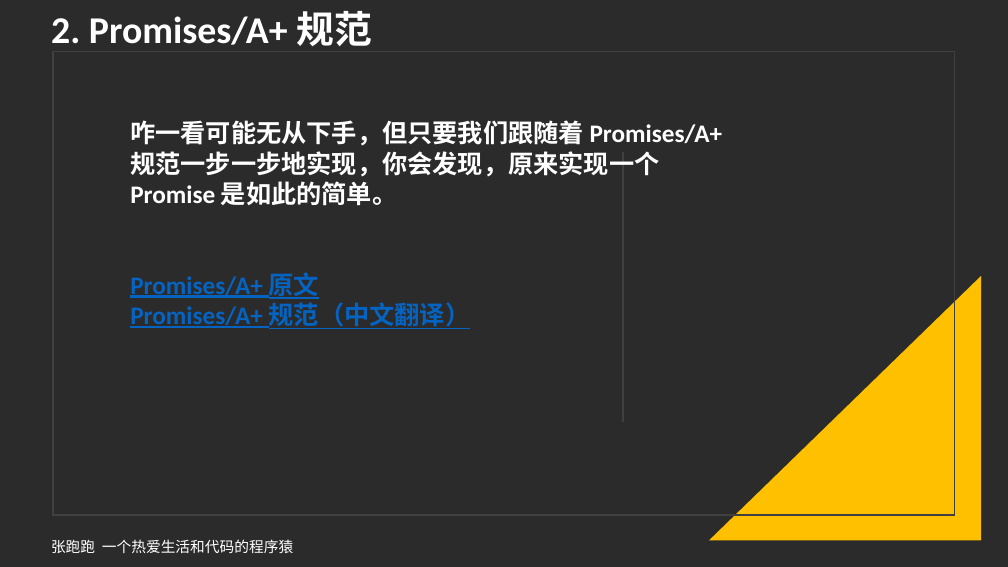
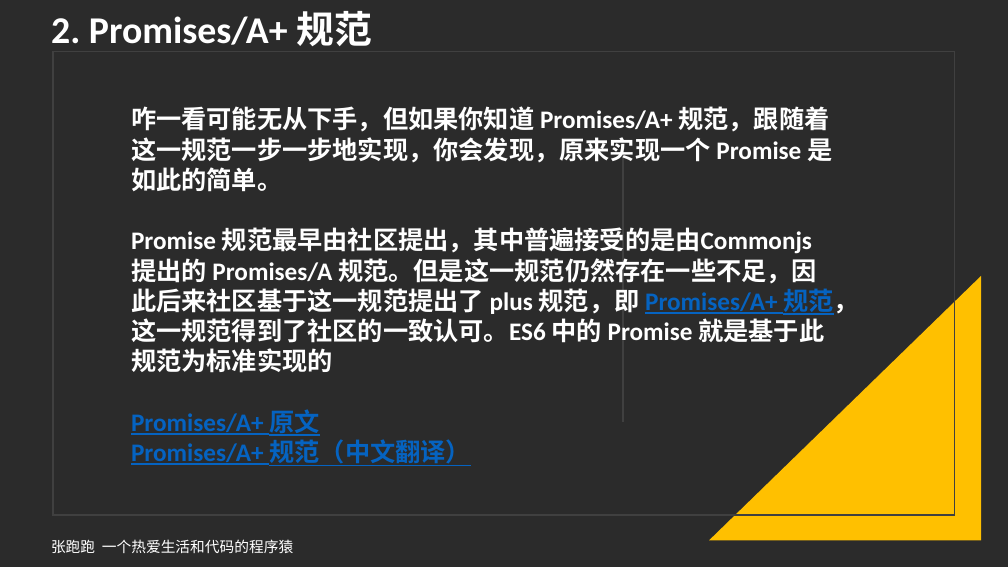
Before and after one commit to zhangpaopao0609/magic-wheel, a slide deck: slide 4 of 01-promise-2021/聊聊 Promise-手写完整的 Promise.pptx. Drawn at 1008x567 pixels with LibreOffice and Linux fonts; fonts in the diff are those of the drawing; background and template pictures are left out; a plain dark background stands for a picture behind light text. Boxes give left, top, right and bottom in pixels: in the first picture for what was removed or moved away, otherwise in the second. Text is boxed around its words. In the diff, an @@ line names an element or a change of style, - is before the commit and + after.

```diff
--- a/01-promise-2021/聊聊 Promise-手写完整的 Promise.pptx
+++ b/01-promise-2021/聊聊 Promise-手写完整的 Promise.pptx
@@ text "咋一看可能无从下手，但如果你知道 Promises/A+ 规范，跟随着这一规范一步一步地实现，你会发现，原来实现一个 P ...": place and size @@
-text "咋一看可能无从下手，但如果你知道 Promises/A+ 规范，跟随着这一规范一步一步地实现，你会发现，原来实现一个 P ..." at <box>130,120,723,329</box>
+text "咋一看可能无从下手，但如果你知道 Promises/A+ 规范，跟随着这一规范一步一步地实现，你会发现，原来实现一个 P ..." at <box>131,106,859,466</box>
@@ text at <box>131,106,859,373</box>: text changed @@
-咋一看可能无从下手，但只要我们跟随着 Promises/A+ 规范一步一步地实现，你会发现，原来实现一个 Promise 是如此的简单。
+咋一看可能无从下手，但如果你知道 Promises/A+ 规范，跟随着这一规范一步一步地实现，你会发现，原来实现一个 Promise 是如此的简单。
+Promise 规范最早由社区提出，其中普遍接受的是由Commonjs 提出的 Promises/A 规范。但是这一规范仍然存在一些不足，因此后来社区基于这一规范提出了 plus 规范，即 Promises/A+ 规范，这一规范得到了社区的一致认可。ES6 中的 Promise 就是基于此规范为标准实现的
```
Also in this commit, not shown: 1 other slide changed, 3 other files.
